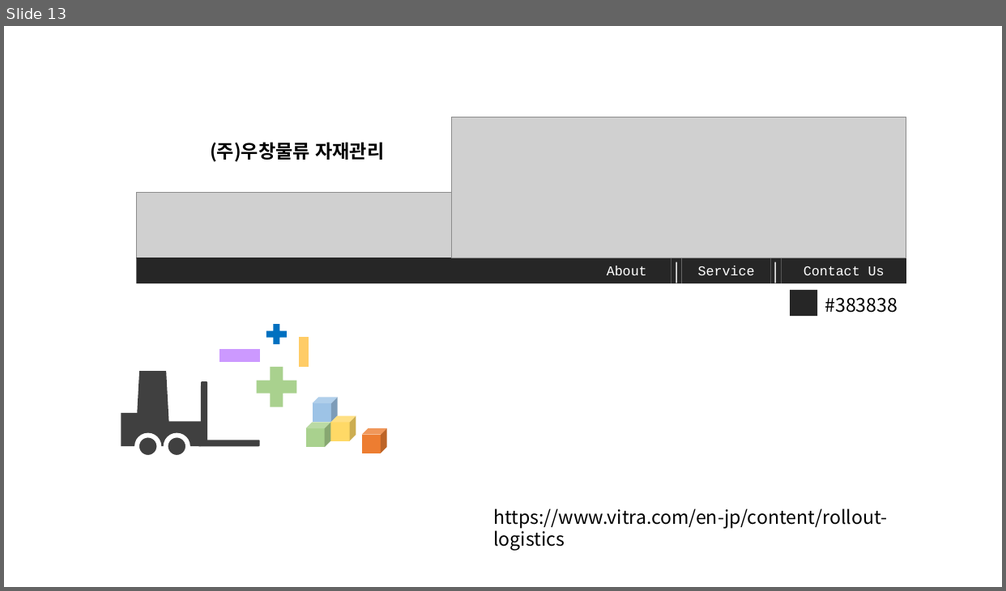
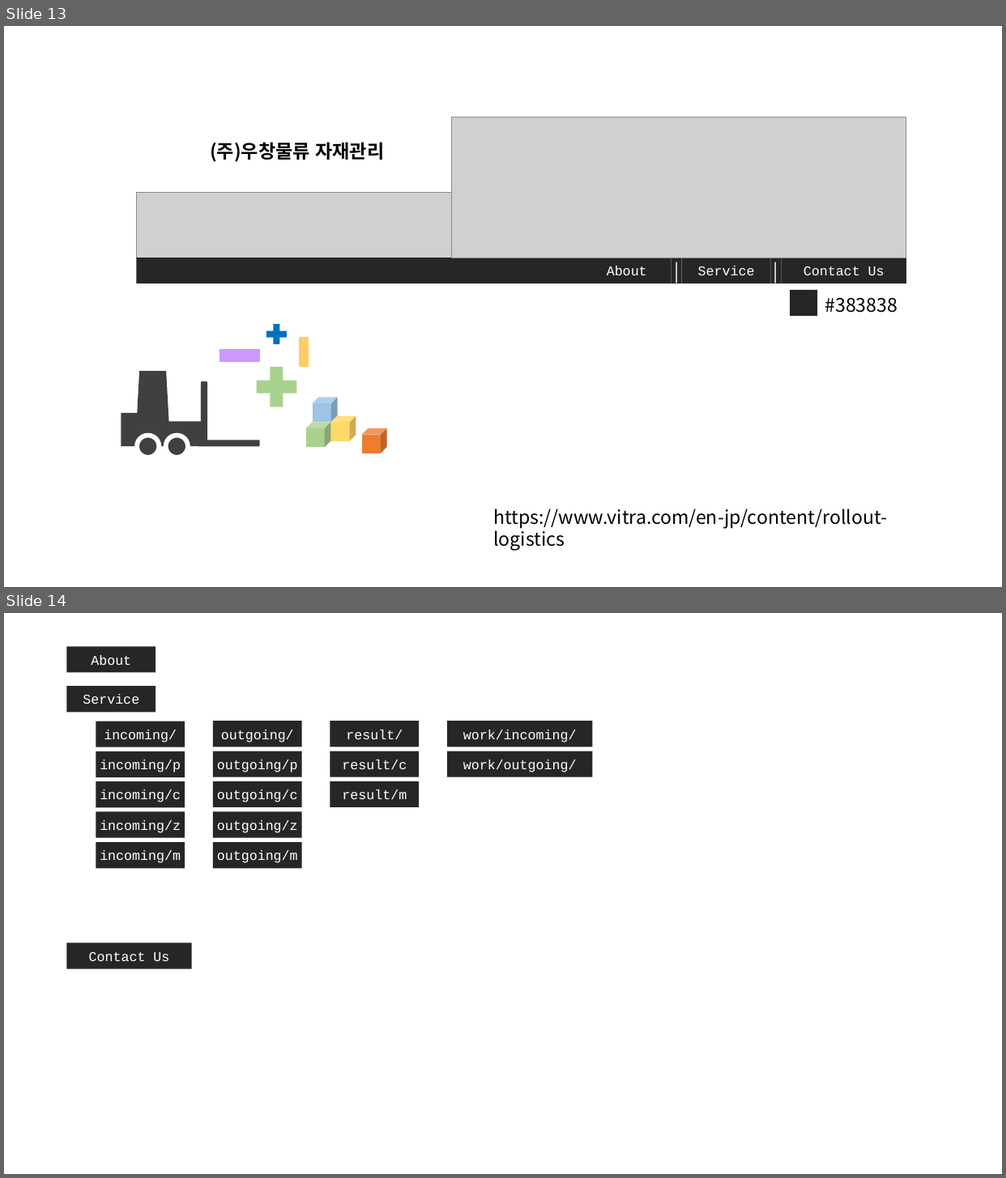
Before and after one commit to Spot360/woochang_erp, a slide deck: _doc/django_python.pptx. Shown one above the other, each under a label of ours: slide 13 before the commit, slides 13 and 14 after it. The pictures are 1006x591 and 1006x1178 pixels, drawn with LibreOffice and Linux fonts; fonts in the diff are those of the drawing; grey boxes stand for pictures. Boxes give left, top, right and bottom in pixels: in the first picture for what was removed or moved away, otherwise in the second. Text is boxed around its words. In the diff, an @@ line names an element or a change of style, - is before the commit and + after.

```diff
--- a/_doc/django_python.pptx
+++ b/_doc/django_python.pptx
@@ slide 14 added at <box>4,613,1002,1174</box>, background #FFFFFF @@
@@ rectangle added at <box>67,647,156,673</box>, fill #262626, 13 pt, text #FFFFFF @@
+About
@@ rectangle added at <box>67,687,156,713</box>, fill #262626, 13 pt, text #FFFFFF @@
+Service
@@ rectangle added at <box>96,722,185,747</box>, fill #262626, 13 pt, text #FFFFFF @@
+incoming/
@@ rectangle added at <box>213,721,302,747</box>, fill #262626, 13 pt, text #FFFFFF @@
+outgoing/
@@ rectangle added at <box>330,721,420,747</box>, fill #262626, 13 pt, text #FFFFFF @@
+result/
@@ rectangle added at <box>447,721,592,747</box>, fill #262626, 13 pt, text #FFFFFF @@
+work/incoming/
@@ rectangle added at <box>96,752,185,777</box>, fill #262626, 13 pt, text #FFFFFF @@
+incoming/p
@@ rectangle added at <box>213,752,302,777</box>, fill #262626, 13 pt, text #FFFFFF @@
+outgoing/p
@@ rectangle added at <box>330,752,420,777</box>, fill #262626, 13 pt, text #FFFFFF @@
+result/c
@@ rectangle added at <box>447,752,592,777</box>, fill #262626, 13 pt, text #FFFFFF @@
+work/outgoing/
@@ rectangle added at <box>96,781,185,807</box>, fill #262626, 13 pt, text #FFFFFF @@
+incoming/c
@@ rectangle added at <box>213,781,302,807</box>, fill #262626, 13 pt, text #FFFFFF @@
+outgoing/c
@@ rectangle added at <box>330,781,420,807</box>, fill #262626, 13 pt, text #FFFFFF @@
+result/m
@@ rectangle added at <box>96,812,185,838</box>, fill #262626, 13 pt, text #FFFFFF @@
+incoming/z
@@ rectangle added at <box>213,812,302,838</box>, fill #262626, 13 pt, text #FFFFFF @@
+outgoing/z
@@ rectangle added at <box>96,842,185,868</box>, fill #262626, 13 pt, text #FFFFFF @@
+incoming/m
@@ rectangle added at <box>213,842,302,868</box>, fill #262626, 13 pt, text #FFFFFF @@
+outgoing/m
@@ rectangle added at <box>67,943,192,969</box>, fill #262626, 13 pt, text #FFFFFF @@
+Contact Us
```
Also in this commit, not shown: 2 other files.
